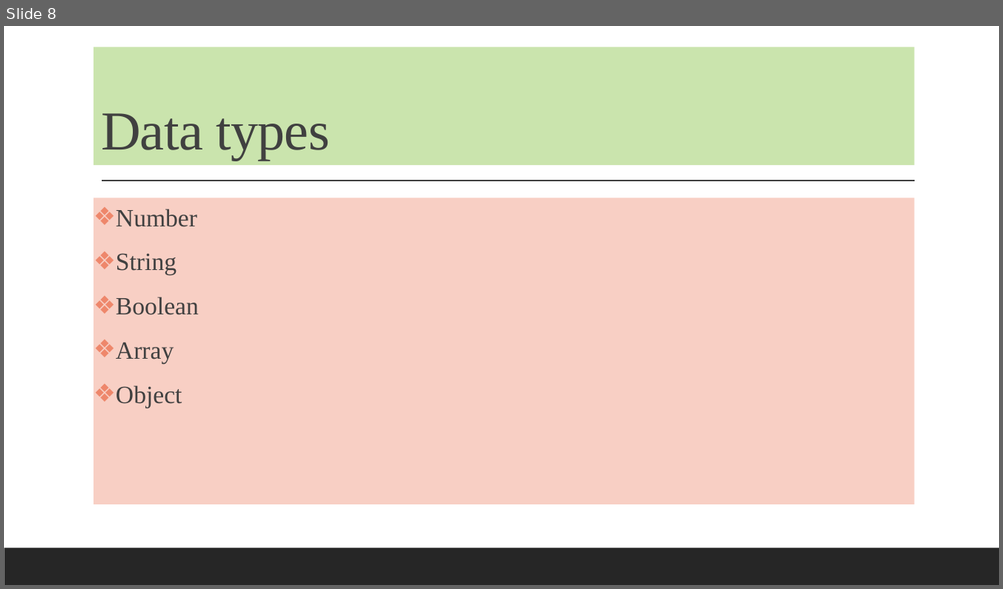
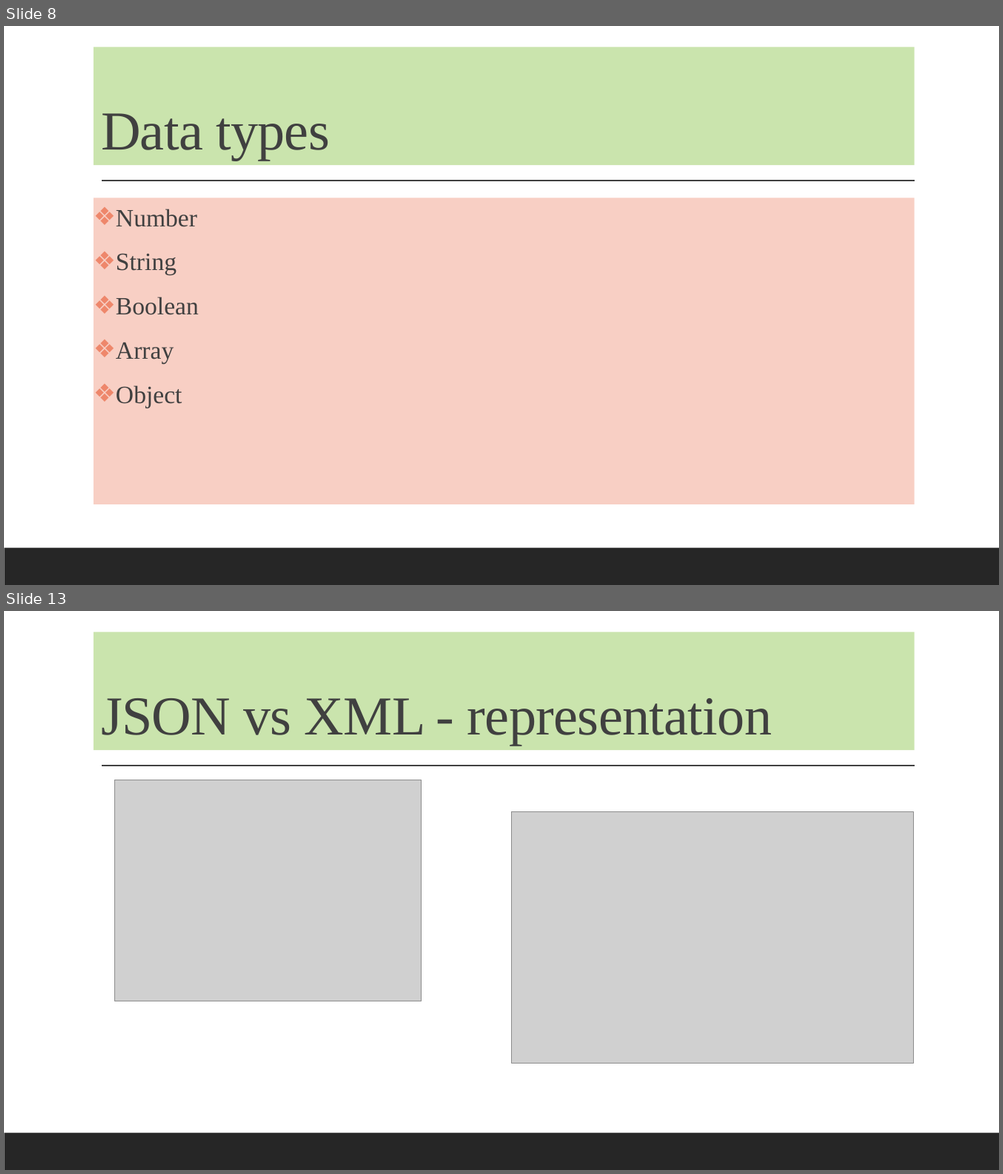
Before and after one commit to codefarm0/JSON, a slide deck: Json Tutorial.pptx. Shown one above the other, each under a label of ours: slide 8 before the commit, slides 8 and 13 after it; the slides between them are not shown. The pictures are 1003x589 and 1003x1174 pixels, drawn with LibreOffice and Linux fonts; fonts in the diff are those of the drawing; grey boxes stand for pictures. Boxes give left, top, right and bottom in pixels: in the first picture for what was removed or moved away, otherwise in the second. Text is boxed around its words. In the diff, an @@ line names an element or a change of style, - is before the commit and + after.

Commit message:
more about json

```diff
--- a/Json Tutorial.pptx
+++ b/Json Tutorial.pptx
@@ slide 13 added at box(4, 611, 999, 1170), background #FFFFFF; not listed: 2 template elements that a slide beside it also shows @@
@@ title added at box(94, 632, 914, 751), fill #CAE4AD, 53 pt, text #404040 @@
+JSON vs XML - representation
@@ picture added at box(114, 780, 421, 1002) @@
@@ picture added at box(512, 812, 913, 1063) @@
```
Also in this commit, not shown: 12 other slides added, 15 other files.
